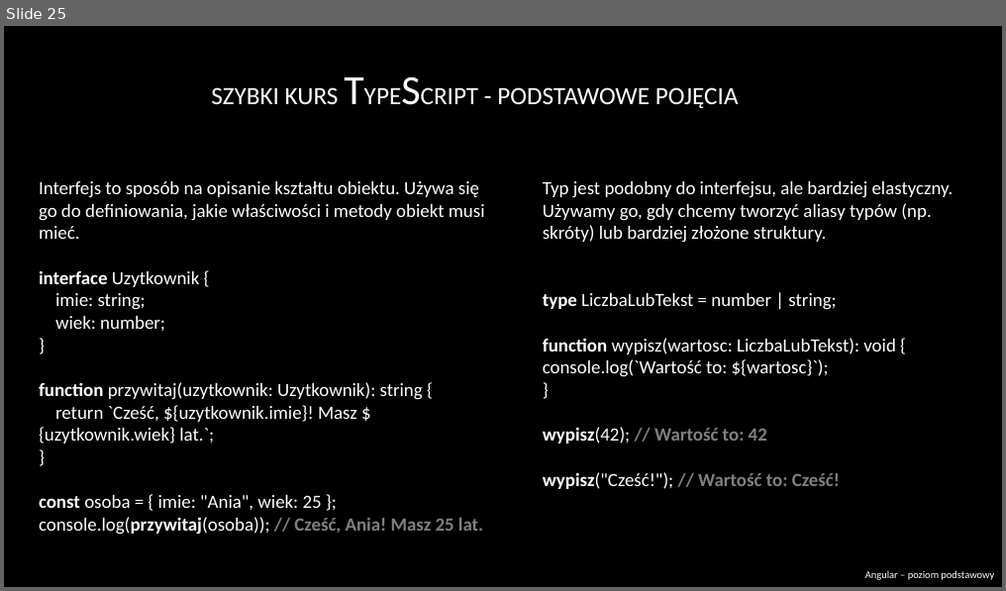
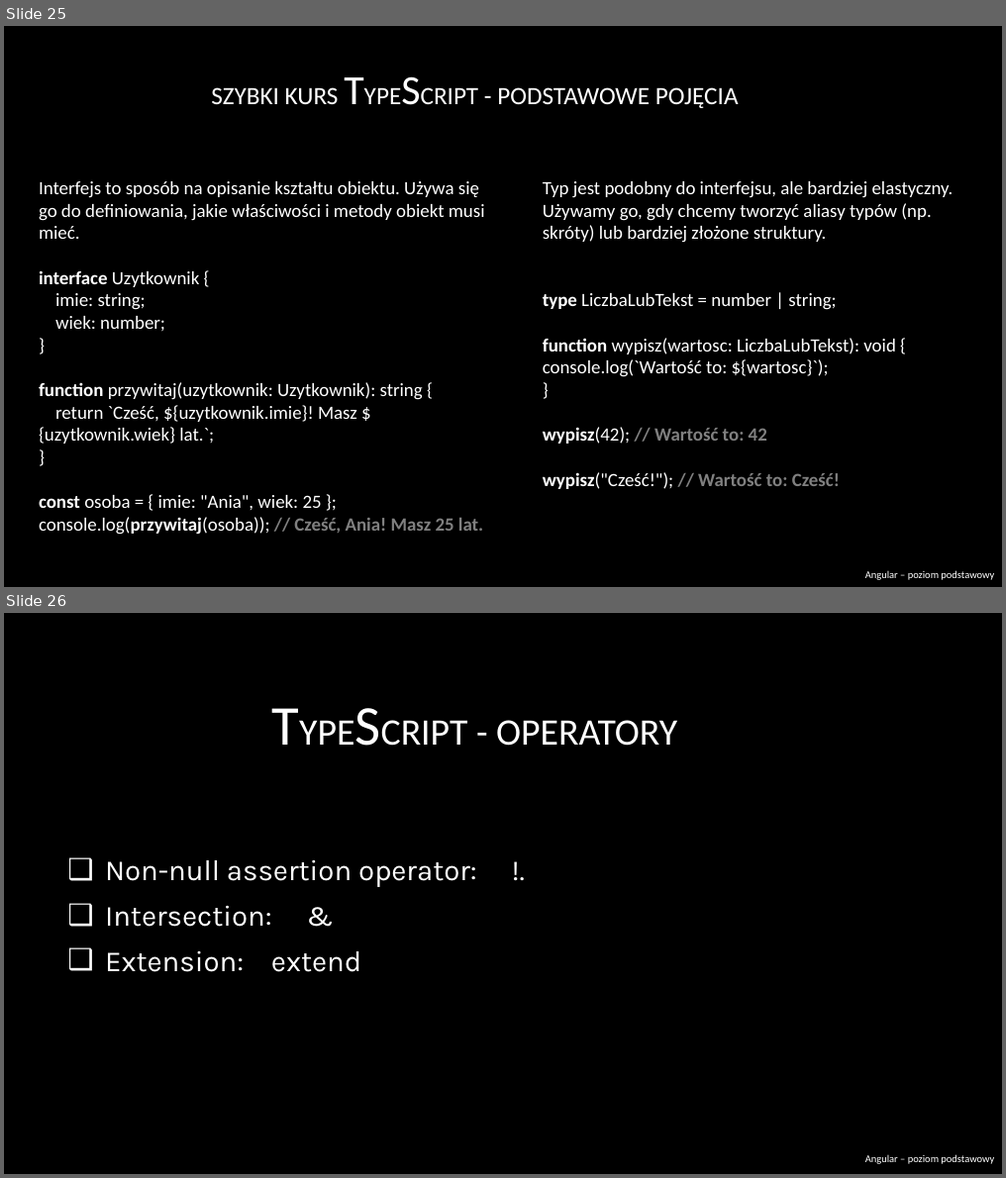
Before and after one commit to Fraszczak/angular-course, a slide deck: prezentacja/Angular beginner.pptx. Shown one above the other, each under a label of ours: slide 25 before the commit, slides 25 and 26 after it. The pictures are 1006x591 and 1006x1178 pixels, drawn with LibreOffice and Linux fonts; fonts in the diff are those of the drawing; background and template pictures are left out. Boxes give left, top, right and bottom in pixels: in the first picture for what was removed or moved away, otherwise in the second. Text is boxed around its words. In the diff, an @@ line names an element or a change of style, - is before the commit and + after.

```diff
--- a/prezentacja/Angular beginner.pptx
+++ b/prezentacja/Angular beginner.pptx
@@ slide 26 added at (4, 613, 1002, 1174), background picture (left out) @@
@@ title added at (496, 720, 677, 746), 36 pt, text #FFFFFF @@
+TYPESCRIPT - OPERATORY
@@ text added at (105, 861, 477, 972), 28 pt, text #FFFFFF @@
+❑ Non-null assertion operator: !.
+❑ Intersection: &
+❑ Extension: extend
@@ text added at (865, 1155, 994, 1164), 10 pt, text #FFFFFF @@
+Angular – poziom podstawowy
```
Also in this commit, not shown: 2 slides changed.
